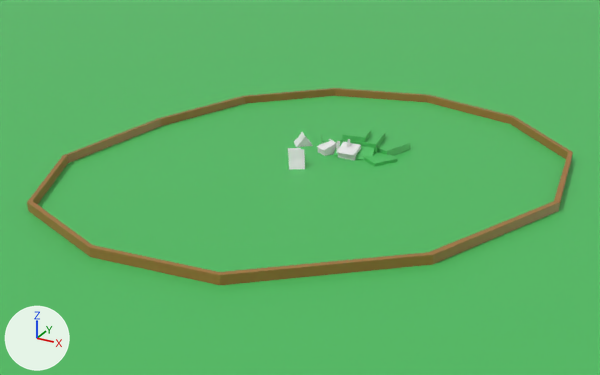
The FBX model Assets/Art/Blockouts/town_Blockout.fbx as it was, and as the next commit left it.
The view is the same before and after, from a camera (50 mm lens) standing at (186.0, -394.0, 176.0) and looking at (-17.0, -24.0, -9.0). The axes (+X, +Y, +Z) are drawn at lower left. The lights are the same throughout. The older version comes first. Where no turn or scale is listed for an object, it has been applied to the vertices.

Script lines for the objects in view, before the commit:
```python
me_cube_001 = bpy.data.meshes.new('Cube.001')
me_cube_001.from_pydata([(-100.0, 100.0, 100.0), (-100.0, 100.0, -100.0), (100.0, 100.0, 100.0), (100.0, 100.0, -100.0)], [], [(3, 1, 0, 2)])
me_cube_001.materials.append(mat_material)  # green #50c063
me_cube_015 = bpy.data.meshes.new('Cube.015')
me_cube_015.from_pydata(...)  # 10 vertices, 9 faces; spans x -121.0..122.0, y 0.0..97.0, z -141.0..141.0
me_cylinder_002 = bpy.data.meshes.new('Cylinder.002')
me_cylinder_002.from_pydata(...)  # 48 vertices, 36 faces; spans x -109.0..94.0, y -100.0..100.0, z -100.0..123.0
me_cylinder_002.materials.append(mat_material_001)  # brown #a4743b
ob_cube_012 = bpy.data.objects.new('Cube.012', me_cube_015)
ob_cube_012.parent = ob_town_blockout
ob_cube_012.location = (-3.003, 74.67, 2.406)
ob_cube_012.rotation_euler = (0.0, 0.565, 0.0)  # degrees (0, 32, 0)
ob_cube_012.scale = (0.00477, 10.3, 0.0049)
ob_cylinder_001 = bpy.data.objects.new('Cylinder.001', me_cylinder_002)
ob_cylinder_001.parent = ob_town_blockout
ob_cylinder_001.location = (0.0, 300.0, -0.133)
ob_cylinder_001.scale = (0.169, 2.87, 0.169)
ob_town_blockout = bpy.data.objects.new('town_Blockout', me_cube_001)
ob_town_blockout.location = (0.0, 0.0, 0.0)
ob_town_blockout.rotation_euler = (1.571, 0.0, 0.0)  # degrees (90, 0, 0)
ob_town_blockout.scale = (7.51, 0.01, 7.51)
```
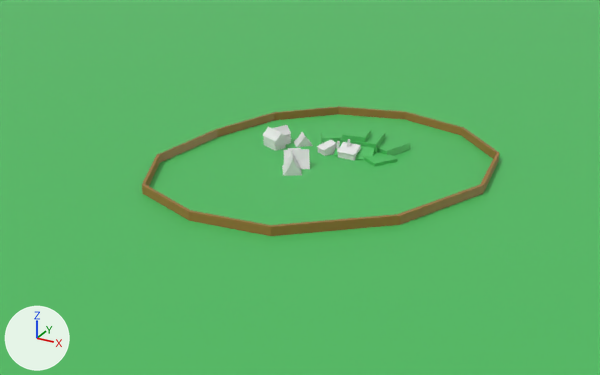
Commit message: first blockout

Not visible in the pictures: 'Cube.019'.

Boxes [x1, y1, x2, y2] around the edits, measured in the pictures (600 x 375 px):
'Cylinder.001', rescaled (35% narrower, 34% shorter): before [27, 88, 573, 285]; after [142, 106, 499, 236]
'Cube.012', rescaled (50% wider): before [288, 149, 305, 170]; after [284, 149, 310, 169]
'Cube.021', added: after [282, 150, 302, 176]
'Cube.017', added: after [263, 127, 287, 141]
'Cube.016', added: after [264, 135, 286, 151]
'Cube.018', added: after [272, 125, 291, 135]
'Cube.015', added (mostly hidden): after [283, 134, 291, 144]
'Cube.020', added: after [263, 140, 287, 147]

What changed in the scene script:
```text
Add mat_material_002:
    mat_material_002 = principled_material('Material.002')
    mat_material_002.base_color = (0.8, 0.8, 0.8)  # white #e7e7e7
Add me_cube_021:
    me_cube_021.from_pydata([(1.3, -6.75, 0.0), (6.12, 3.14, 0.0), (-6.12, -3.14, 0.0), (-1.3, 6.75, 0.0), (2.55, 4.86, 4.46), (-2.27, -5.04, 4.46), (3.98, 4.17, 2.23), (-0.84, -5.73, 2.23), (-3.87, -4.25, 2.2), (0.95, 5.65, 2.2)], [], [(7, 0, 1, 6), (6, 9, 4), (8, 7, 5), (1, 0, 2, 3), (9, 3, 2, 8), (2, 0, 7, 8), (1, 3, 9, 6), (5, 7, 6, 4), (4, 9, 8, 5)])
Add me_cube_022:
    me_cube_022.from_pydata([(-5.28, -1.8, -0.19), (-5.28, -1.8, 0.19), (-1.95, 5.23, -0.19), (-1.95, 5.23, 0.19), (1.95, -5.23, -0.19), (1.95, -5.23, 0.19), (5.28, 1.8, -0.19), (5.28, 1.8, 0.19)], [], [(0, 1, 3, 2), (2, 3, 7, 6), (6, 7, 5, 4), (4, 5, 1, 0), (2, 6, 4, 0), (7, 3, 1, 5)])
Add me_cube_020:
    me_cube_020.from_pydata([(7.9, 1.0, 0.0), (-4.5, 6.5, 0.0), (4.5, -6.5, 0.0), (-7.9, -1.0, 0.0), (-6.1, 2.9, 4.5), (6.3, -2.6, 4.5), (-5.4, 4.4, 2.2), (6.9, -1.2, 2.2), (5.5, -4.2, 2.2), (-6.8, 1.3, 2.2)], [], [(7, 0, 1, 6), (6, 9, 4), (8, 7, 5), (1, 0, 2, 3), (9, 3, 2, 8), (2, 0, 7, 8), (1, 3, 9, 6), (5, 7, 6, 4), (4, 9, 8, 5)])
Add me_cube_018:
    me_cube_018.from_pydata([(-4.9, -1.67, -3.5), (-4.9, -1.67, 3.5), (-1.81, 4.85, -3.5), (-1.81, 4.85, 3.5), (1.81, -4.85, -3.5), (1.81, -4.85, 3.5), (4.9, 1.67, -3.5), (4.9, 1.67, 3.5)], [], [(0, 1, 3, 2), (2, 3, 7, 6), (6, 7, 5, 4), (4, 5, 1, 0), (2, 6, 4, 0), (7, 3, 1, 5)])
Add me_cube_019:
    me_cube_019.from_pydata([(-3.95, 5.82, -3.5), (-3.95, 5.82, 3.5), (6.96, 0.97, -3.5), (6.96, 0.97, 3.5), (-6.96, -0.97, -3.5), (-6.96, -0.97, 3.5), (3.95, -5.82, -3.5), (3.95, -5.82, 3.5)], [], [(0, 1, 3, 2), (2, 3, 7, 6), (6, 7, 5, 4), (4, 5, 1, 0), (2, 6, 4, 0), (7, 3, 1, 5)])
Add me_cube_023:
    me_cube_023.from_pydata([(-4.25, 6.27, -0.19), (-4.25, 6.27, 0.19), (7.5, 1.04, -0.19), (7.5, 1.04, 0.19), (-7.5, -1.04, -0.19), (-7.5, -1.04, 0.19), (4.25, -6.27, -0.19), (4.25, -6.27, 0.19)], [], [(0, 1, 3, 2), (2, 3, 7, 6), (6, 7, 5, 4), (4, 5, 1, 0), (2, 6, 4, 0), (7, 3, 1, 5)])
Add me_cube_024:
    me_cube_024.from_pydata([(8.2, -3.1, 0.0), (0.6, 8.7, 0.0), (-0.6, -8.7, 0.0), (-8.2, 3.1, 0.0), (-3.6, 6.0, 9.9), (4.0, -5.9, 9.9), (-1.9, 7.1, 5.0), (5.6, -4.8, 5.0), (2.1, -7.0, 4.9), (-5.5, 4.8, 4.9)], [], [(7, 0, 1, 6), (6, 9, 4), (8, 7, 5), (1, 0, 2, 3), (9, 3, 2, 8), (2, 0, 7, 8), (1, 3, 9, 6), (5, 7, 6, 4), (4, 9, 8, 5)])
    me_cube_024.materials.append(mat_material_002)  # white #e7e7e7
Change ob_cylinder_001:
    ob_cylinder_001.scale: (0.169, 2.87, 0.169) -> (0.114, 2.87, 0.114)
Change ob_cube_012:
    ob_cube_012.scale: (0.00477, 10.3, 0.0049) -> (0.00773, 10.3, 0.0049)
Add ob_cube_018:
    ob_cube_018 = bpy.data.objects.new('Cube.018', me_cube_021)
    ob_cube_018.location = (-48.6, 8.2, 7.3)
Add ob_cube_019:
    ob_cube_019 = bpy.data.objects.new('Cube.019', me_cube_022)
    ob_cube_019.location = (-47.7, 9.9, 3.8)
Add ob_cube_017:
    ob_cube_017 = bpy.data.objects.new('Cube.017', me_cube_020)
    ob_cube_017.location = (-48.6, 2.1, 7.1)
Add ob_cube_015:
    ob_cube_015 = bpy.data.objects.new('Cube.015', me_cube_018)
    ob_cube_015.location = (-47.8, 9.6, 4.1)
Add ob_cube_016:
    ob_cube_016 = bpy.data.objects.new('Cube.016', me_cube_019)
    ob_cube_016.location = (-48.6, 2.3, 4.1)
Add ob_cube_020:
    ob_cube_020 = bpy.data.objects.new('Cube.020', me_cube_023)
    ob_cube_020.location = (-48.6, 2.2, 3.8)
Add ob_cube_021:
    ob_cube_021 = bpy.data.objects.new('Cube.021', me_cube_024)
    ob_cube_021.location = (-21.5, -25.4, 0.7)
```
